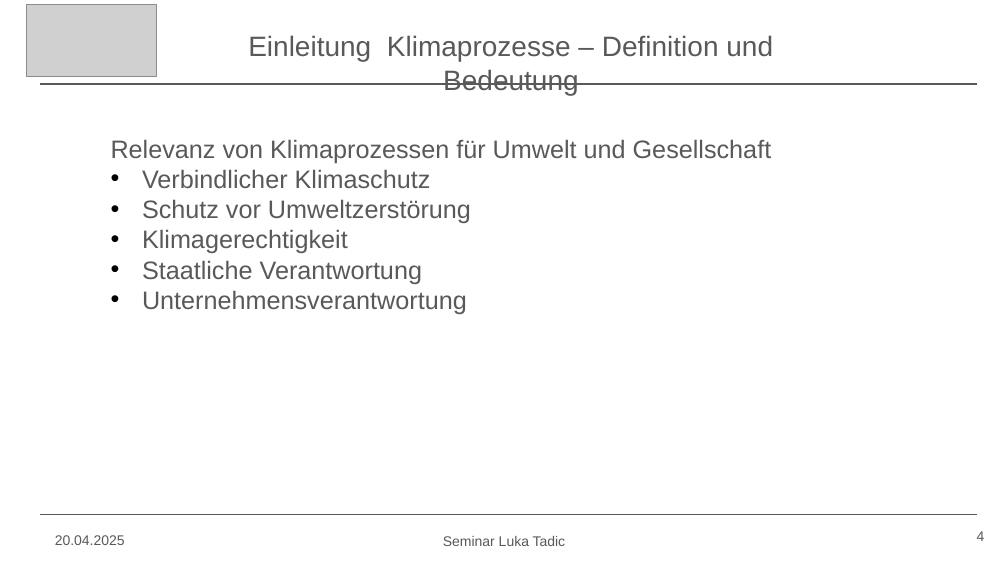
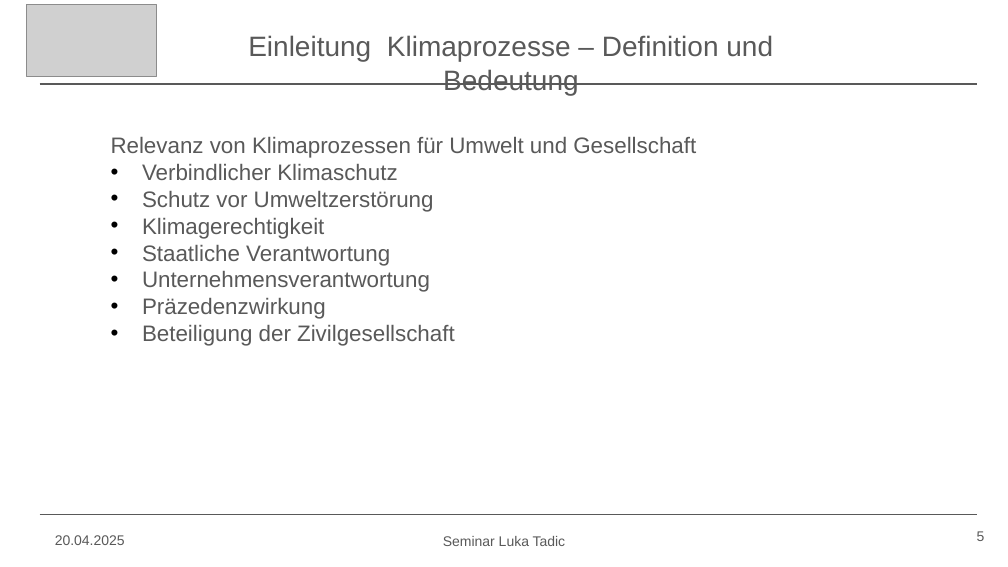
Before and after one commit to Lukiano12/Seminar, a slide deck: slide 5 of Seminar Präsentation.pptx (slide 4 before the commit). Drawn at 1008x567 pixels with LibreOffice and Linux fonts; fonts in the diff are those of the drawing; grey boxes stand for pictures. Boxes give left, top, right and bottom in pixels: in the first picture for what was removed or moved away, otherwise in the second. Text is boxed around its words. In the diff, an @@ line names an element or a change of style, - is before the commit and + after.

```diff
--- a/Seminar Präsentation.pptx
+++ b/Seminar Präsentation.pptx
@@ text at (x1=111, y1=137, x2=696, y2=292): size 18 to 16 pt in "Relevanz von Klimaprozessen für Umwelt und Gesellschaft", "Verbindlicher Klimaschutz", "Schutz vor Umweltzerstörung", "Klimagerechtigkeit" and 2 more places @@
@@ text at (x1=142, y1=298, x2=455, y2=346): paragraphs added @@
+  • Präzedenzwirkung
+  • Beteiligung der Zivilgesellschaft
@@ page number at (x1=977, y1=531, x2=985, y2=541): text changed @@
-4
+5
```
Also in this commit, not shown: 8 other slides changed, 10 slides added.
